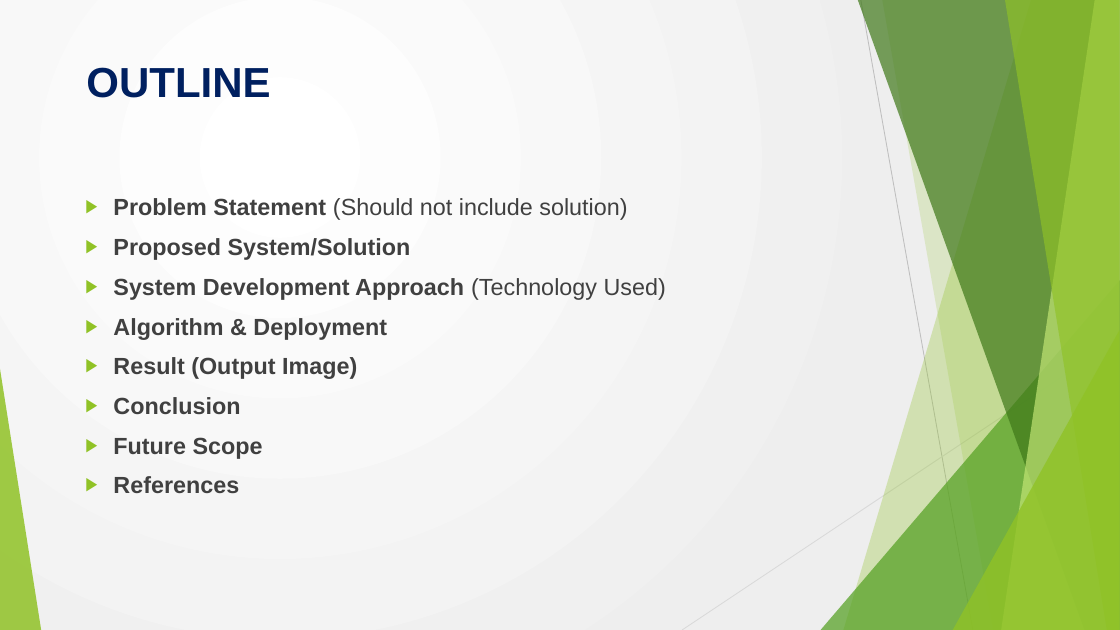
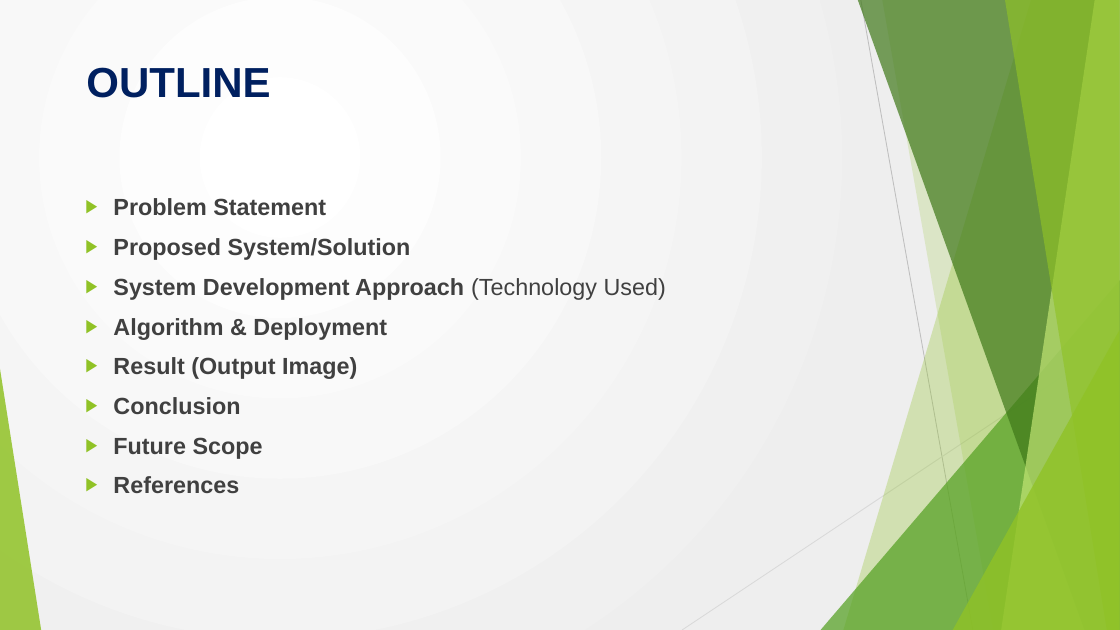
Before and after one commit to AHBRIJESH/Keylogger-NM, a slide deck: slide 2 of Project.pptx. Drawn at 1120x630 pixels with LibreOffice and Linux fonts; fonts in the diff are those of the drawing; background and template pictures are left out. Boxes give left, top, right and bottom in pixels: in the first picture for what was removed or moved away, otherwise in the second. Text is boxed around its words. In the diff, an @@ line names an element or a change of style, - is before the commit and + after.

```diff
--- a/Project.pptx
+++ b/Project.pptx
@@ text at (x1=113, y1=198, x2=326, y2=215): text changed; bold on @@
-▶ Problem Statement (Should not include solution)
+▶ Problem Statement
```
Also in this commit, not shown: 7 other slides changed, 2 slides added, 2 slides removed.
